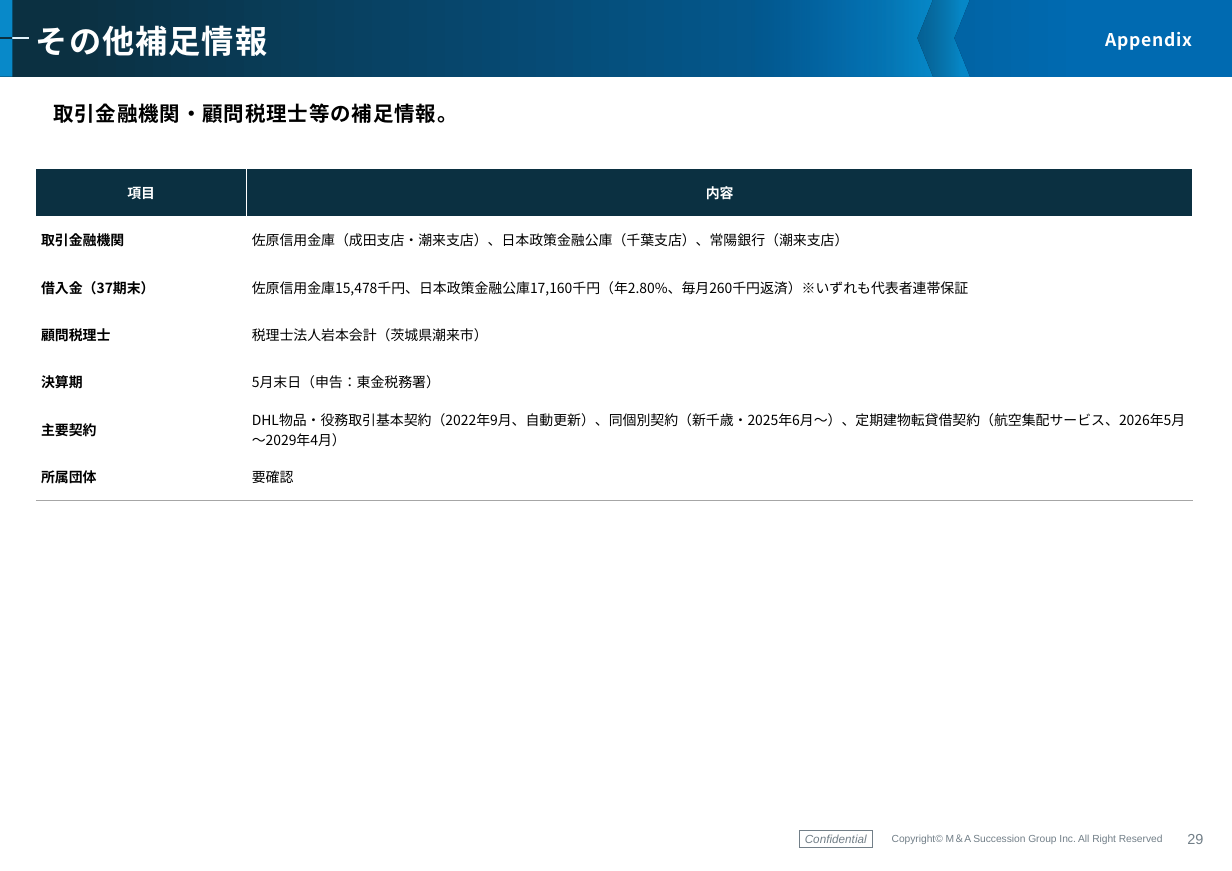
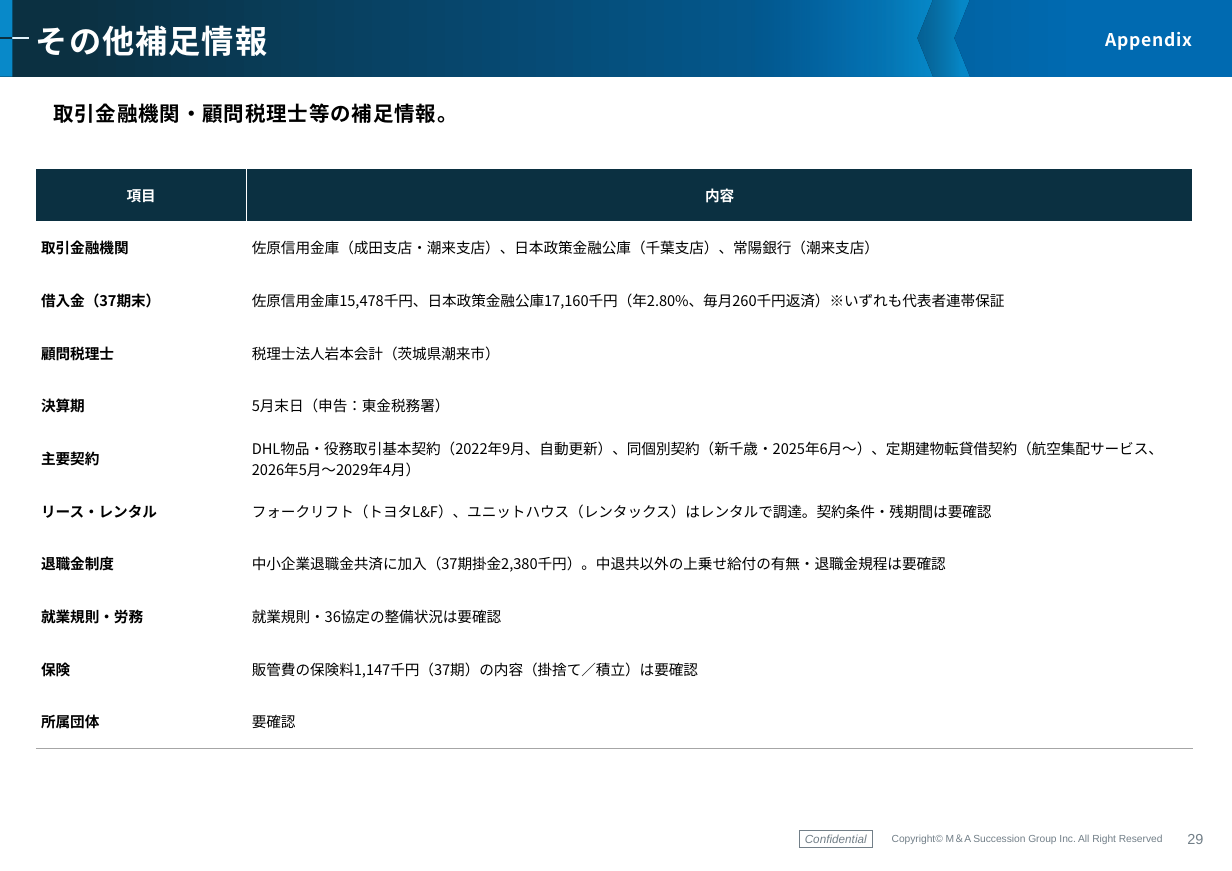
Before and after one commit to keisuketagaito/github-1st, a slide deck: slide 30 of 株式会社高塚商事/株式会社高塚商事_企業概要書.pptx. Drawn at 1232x871 pixels with LibreOffice and Linux fonts; fonts in the diff are those of the drawing; background and template pictures are left out. Boxes give left, top, right and bottom in pixels: in the first picture for what was removed or moved away, otherwise in the second. Text is boxed around its words. In the diff, an @@ line names an element or a change of style, - is before the commit and + after.

```diff
--- a/株式会社高塚商事/株式会社高塚商事_企業概要書.pptx
+++ b/株式会社高塚商事/株式会社高塚商事_企業概要書.pptx
@@ table at [36,169,1193,748] @@
+row 7: リース・レンタル | フォークリフト（トヨタL&F）、ユニットハウス（レンタックス）はレンタルで調達。契約条件・残期間は要確認
+row 8: 退職金制度 | 中小企業退職金共済に加入（37期掛金2,380千円）。中退共以外の上乗せ給付の有無・退職金規程は要確認
+row 9: 就業規則・労務 | 就業規則・36協定の整備状況は要確認
+row 10: 保険 | 販管費の保険料1,147千円（37期）の内容（掛捨て／積立）は要確認
```
Also in this commit, not shown: 2 other slides changed, 2 other files.
